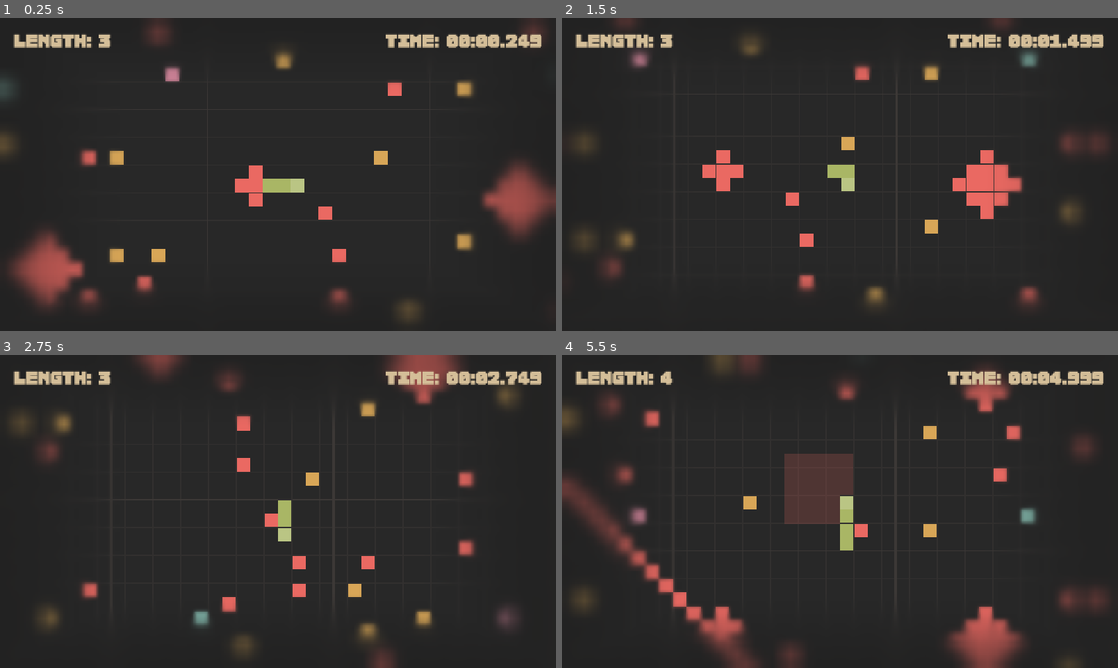
Above: before the commit, frames 1-4 (two rows, left to right).
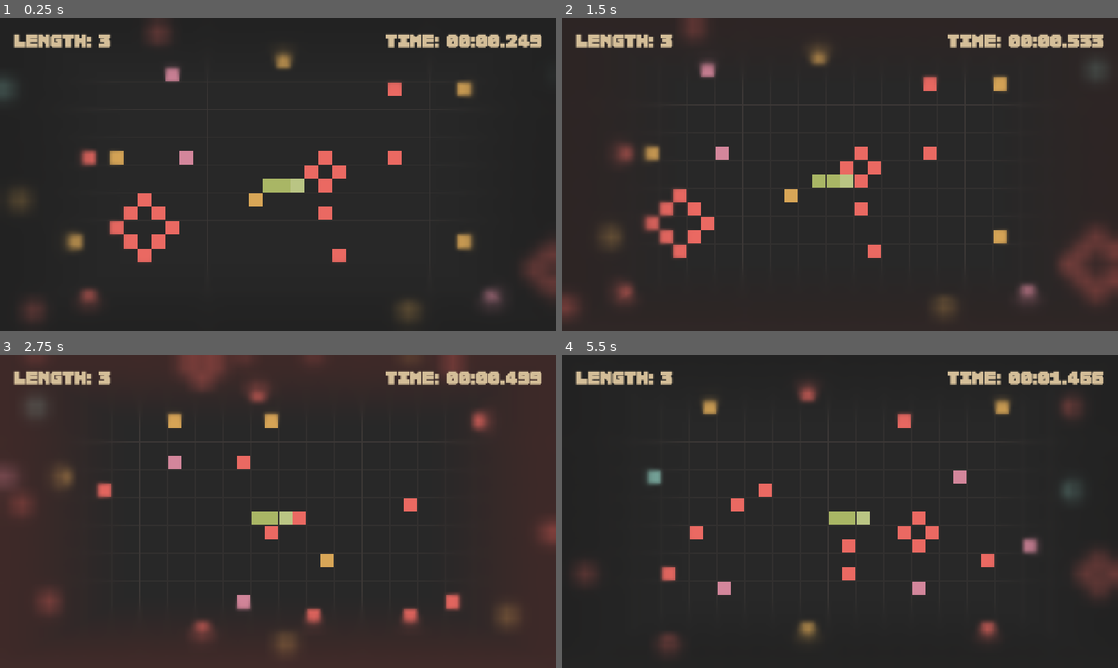
Above: after the commit, the same moments.

Repository: Shh37/Serbent
Game: Godot game, scene res://scenes/Main.tscn
Two runs of this game, one before a commit and one after it. Both use one fixed random seed, a clock stepped at 60 frames per second and the inputs below.
Inputs:
- Up to frame 1 (0.25 s): no input
- Up to frame 2 (1.5 s): tap Enter at 0.5 s; hold Right (ui_right) 0.53-1.28 s; hold Enter 0.53-1.28 s; tap Space at 0.77 s; hold Down (ui_down) from 1.28 s (still down); tap Keypad Enter at 1.35 s
- Up to frame 3 (2.75 s): tap Space at 1.52 s; release Down (ui_down) at 2.03 s; hold Right (ui_right) from 2.03 s (still down); hold Enter from 2.03 s (still down)
- Up to frame 4 (5.5 s): release Right (ui_right) at 2.78 s; release Enter at 2.78 s; hold Up (ui_up) 2.78-3.53 s; tap Keypad Enter at 2.85, 4.35 s; tap Space at 3.02, 3.77, 4.52 s; hold Enter 3.53-4.28 s; hold Left (ui_left) 3.53-5.03 s; hold Down (ui_down) from 5.03 s (still down); hold Enter from 5.03 s (still down)

The runs differ from the first frame. In frame 1, 8.5% of the frame differs, in the area x 0-100%, y 0-97%; in frame 2, 11%; in frame 3, 26%, in the area x 0-100%, y 0-100%; in frame 4, 16%.

Commit message:
feat: ダイヤモンドのとげの塊を中空に変更

Diff:
--- a/scripts/Chunk.gd
+++ b/scripts/Chunk.gd
@@ -103,17 +103,22 @@
 			attempts += 1
 
 func spawn_diamond_thorns(used_positions: Dictionary):
-	# Chance to spawn 1 diamond cluster in this chunk
-	if randf() > 0.6:
+	# Chance to spawn 1-2 diamond clusters in this chunk
+	var num_clusters = 0
+	var r_cluster = randf()
+	if r_cluster > 0.8: num_clusters = 2
+	elif r_cluster > 0.5: num_clusters = 1
+
+	for i in range(num_clusters):
 		var attempts = 0
-		while attempts < 10:
+		while attempts < 20:
 			var center = Vector2i(
-				randi_range(3, GameConstants.CHUNK_SIZE - 4),
-				randi_range(3, GameConstants.CHUNK_SIZE - 4)
+				randi_range(2, GameConstants.CHUNK_SIZE - 3),
+				randi_range(2, GameConstants.CHUNK_SIZE - 3)
 			)
 
 			var radius = randi_range(1, 2)
-			var offsets = get_diamond_offsets(radius)
+			var offsets = get_diamond_offsets(radius, true)
 
 			# Check if any offset is blocked
 			var can_place = true
@@ -141,12 +146,17 @@
 				break
 			attempts += 1
 
-func get_diamond_offsets(radius: int) -> Array:
+func get_diamond_offsets(radius: int, hollow: bool = false) -> Array:
 	var offsets = []
 	for x in range(-radius, radius + 1):
 		for y in range(-radius, radius + 1):
-			if abs(x) + abs(y) <= radius:
-				offsets.append(Vector2i(x, y))
+			var dist = abs(x) + abs(y)
+			if hollow:
+				if dist == radius:
+					offsets.append(Vector2i(x, y))
+			else:
+				if dist <= radius:
+					offsets.append(Vector2i(x, y))
 	return offsets
 
 func _exit_tree():
